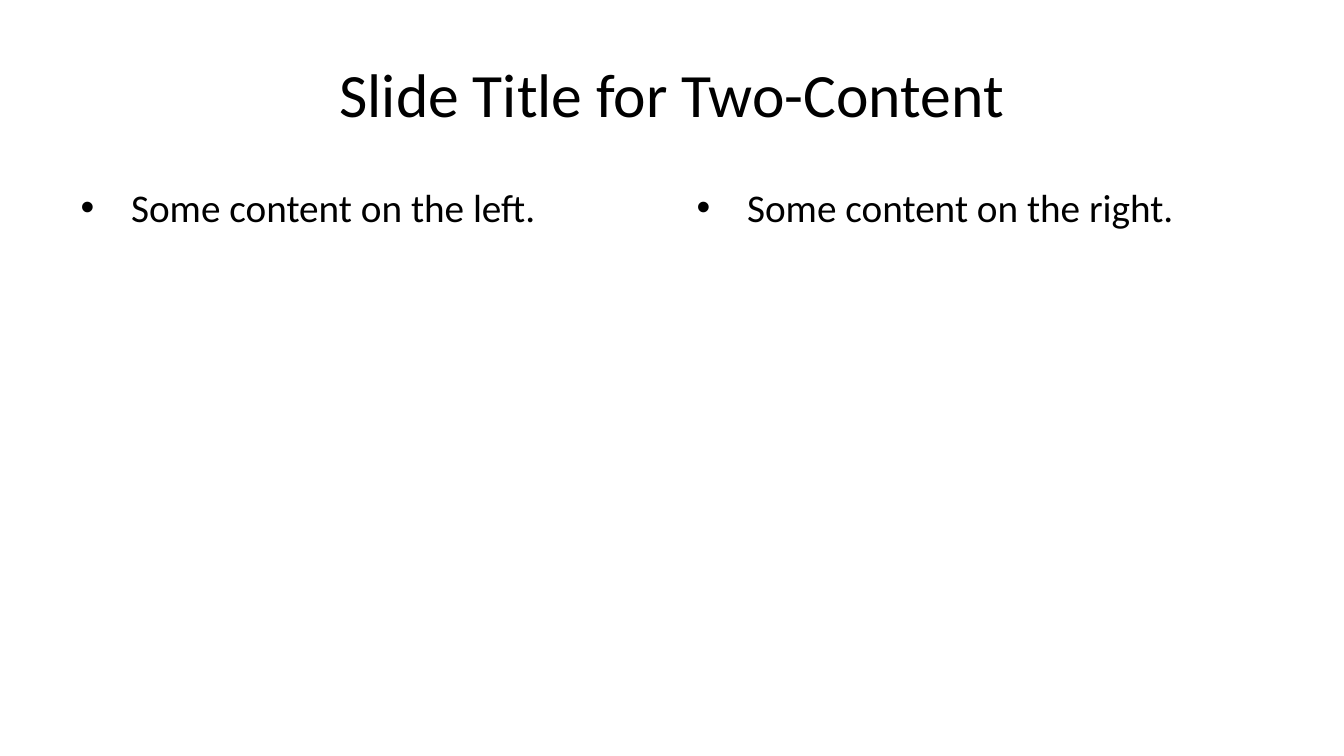
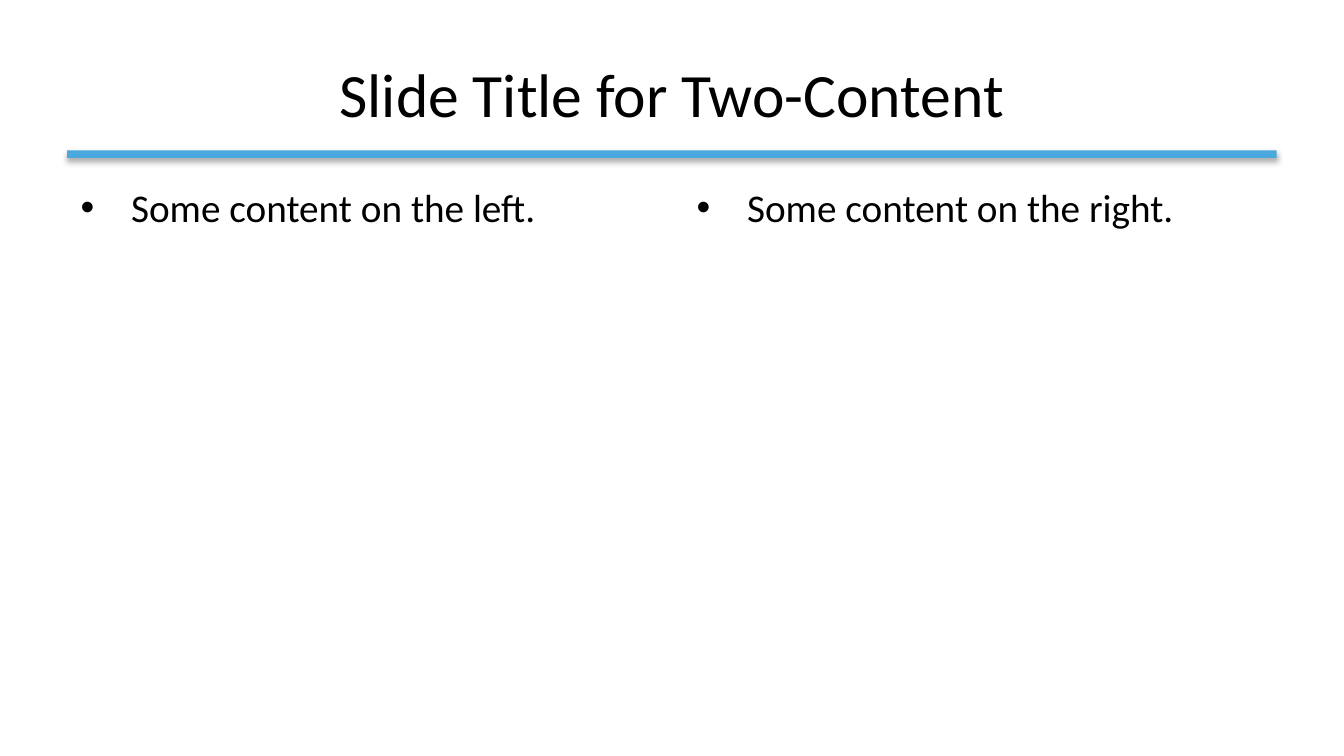
Before and after one commit to patrick-andrade/prompt-nao-e-fonte, a slide deck: slide 4 of 03-relatorio-qmd/template-referencia.pptx. Drawn at 1344x756 pixels with LibreOffice and Linux fonts; fonts in the diff are those of the drawing. Boxes give left, top, right and bottom in pixels: in the first picture for what was removed or moved away, otherwise in the second. Text is boxed around its words. In the diff, an @@ line names an element or a change of style, - is before the commit and + after.

```diff
--- a/03-relatorio-qmd/template-referencia.pptx
+++ b/03-relatorio-qmd/template-referencia.pptx
@@ background #F8FAFC to #FFFFFF @@
@@ title "Slide Title for Two-Content" at box(340, 74, 1004, 118): text colour #1E293B to #0C2440 @@
@@ rectangle added at box(67, 151, 1277, 159), fill #49A9DF @@
```
Also in this commit, not shown: 3 other slides changed, 49 other files.
